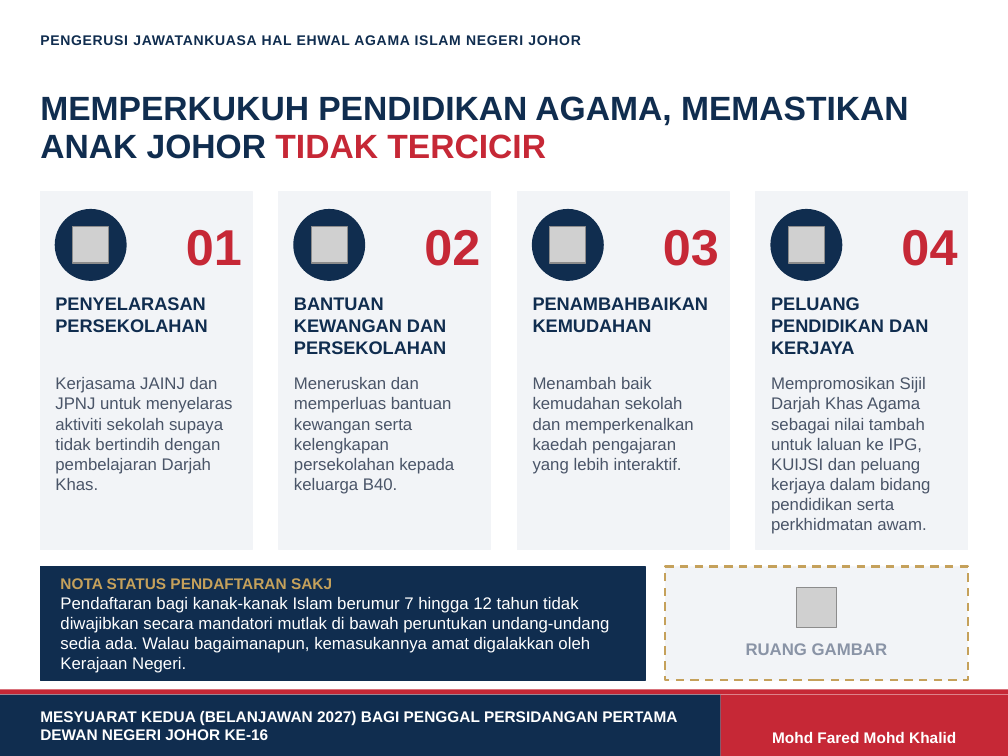
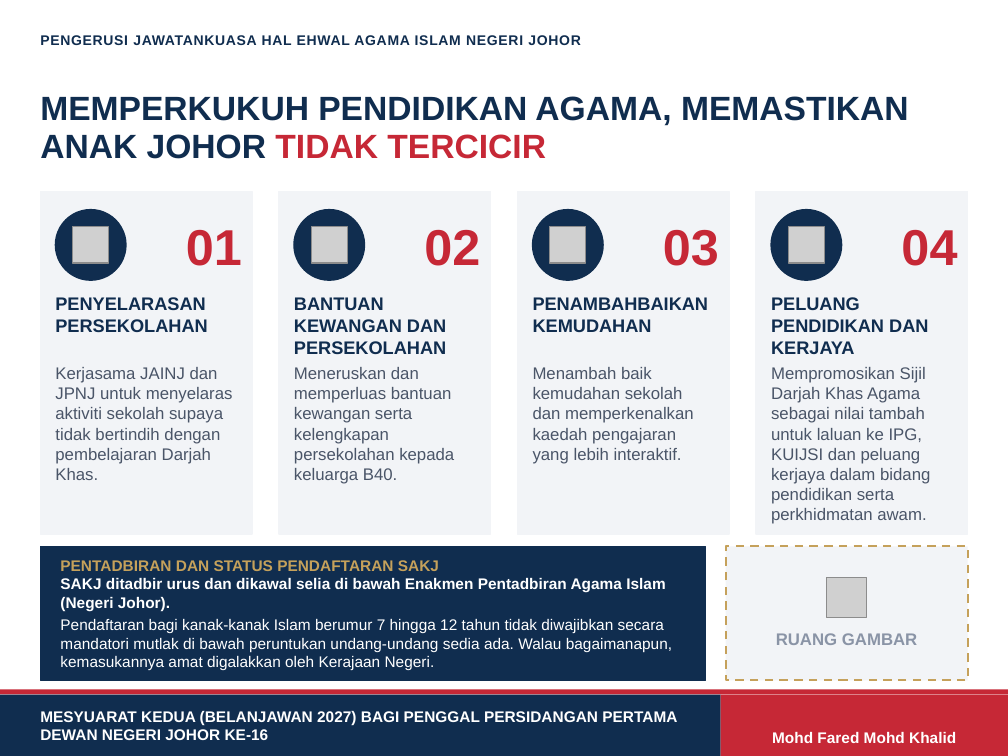
Before and after one commit to nawaljoe/Nawal, a slide deck: slide 5 of infografik-pendidikan-agama/Infografik_Pendidikan_Agama_Johor_DUN.pptx. Drawn at 1008x756 pixels with LibreOffice and Linux fonts; fonts in the diff are those of the drawing; grey boxes stand for pictures; background and template pictures are left out. Boxes give left, top, right and bottom in pixels: in the first picture for what was removed or moved away, otherwise in the second. Text is boxed around its words. In the diff, an @@ line names an element or a change of style, - is before the commit and + after.

```diff
--- a/infografik-pendidikan-agama/Infografik_Pendidikan_Agama_Johor_DUN.pptx
+++ b/infografik-pendidikan-agama/Infografik_Pendidikan_Agama_Johor_DUN.pptx
@@ rectangle: place and size @@
-rectangle at (40,192,252,549)
+rectangle at (40,192,252,534)
@@ rectangle: place and size @@
-rectangle at (279,192,491,549)
+rectangle at (279,192,491,534)
@@ rectangle: place and size @@
-rectangle at (517,192,729,549)
+rectangle at (517,192,729,534)
@@ rectangle: place and size @@
-rectangle at (756,192,968,549)
+rectangle at (756,192,968,534)
@@ text "Kerjasama JAINJ dan JPNJ untuk ...": place and size @@
-text "Kerjasama JAINJ dan JPNJ untuk ..." at (55,377,233,490)
+text "Kerjasama JAINJ dan JPNJ untuk ..." at (55,367,233,480)
@@ text "Meneruskan dan memperluas bantuan kewangan ...": place and size @@
-text "Meneruskan dan memperluas bantuan kewangan ..." at (294,377,454,494)
+text "Meneruskan dan memperluas bantuan kewangan ..." at (294,367,454,484)
@@ text "Menambah baik kemudahan sekolah dan ...": place and size @@
-text "Menambah baik kemudahan sekolah dan ..." at (533,377,694,474)
+text "Menambah baik kemudahan sekolah dan ..." at (533,367,694,464)
@@ text "Mempromosikan Sijil Darjah Khas Agama ...": place and size @@
-text "Mempromosikan Sijil Darjah Khas Agama ..." at (771,377,930,534)
+text "Mempromosikan Sijil Darjah Khas Agama ..." at (771,367,930,524)
@@ rectangle: place and size @@
-rectangle at (40,566,645,680)
+rectangle at (40,546,706,680)
@@ text at (60,560,665,611): text changed; text colour #C5A15B to #FFFFFF @@
-NOTA STATUS PENDAFTARAN SAKJ
+PENTADBIRAN DAN STATUS PENDAFTARAN SAKJ
+SAKJ ditadbir urus dan dikawal selia di bawah Enakmen Pentadbiran Agama Islam (Negeri Johor).
@@ text "PENTADBIRAN DAN STATUS PENDAFTARAN SAKJ": place and size @@
-text "PENTADBIRAN DAN STATUS PENDAFTARAN SAKJ" at (60,578,609,673)
+text "PENTADBIRAN DAN STATUS PENDAFTARAN SAKJ" at (60,560,672,670)
@@ rectangle: place and size @@
-rectangle at (665,566,968,680)
+rectangle at (726,546,968,680)
@@ picture: place and size @@
-picture at (796,588,837,628)
+picture at (827,577,867,617)
@@ text at (60,619,672,670): size 12 to 11 pt in "Pendaftaran bagi kanak-kanak Islam berumur 7 hingga ..." @@
@@ text "RUANG GAMBAR": place and size @@
-text "RUANG GAMBAR" at (746,643,887,655)
+text "RUANG GAMBAR" at (776,633,917,645)
```
